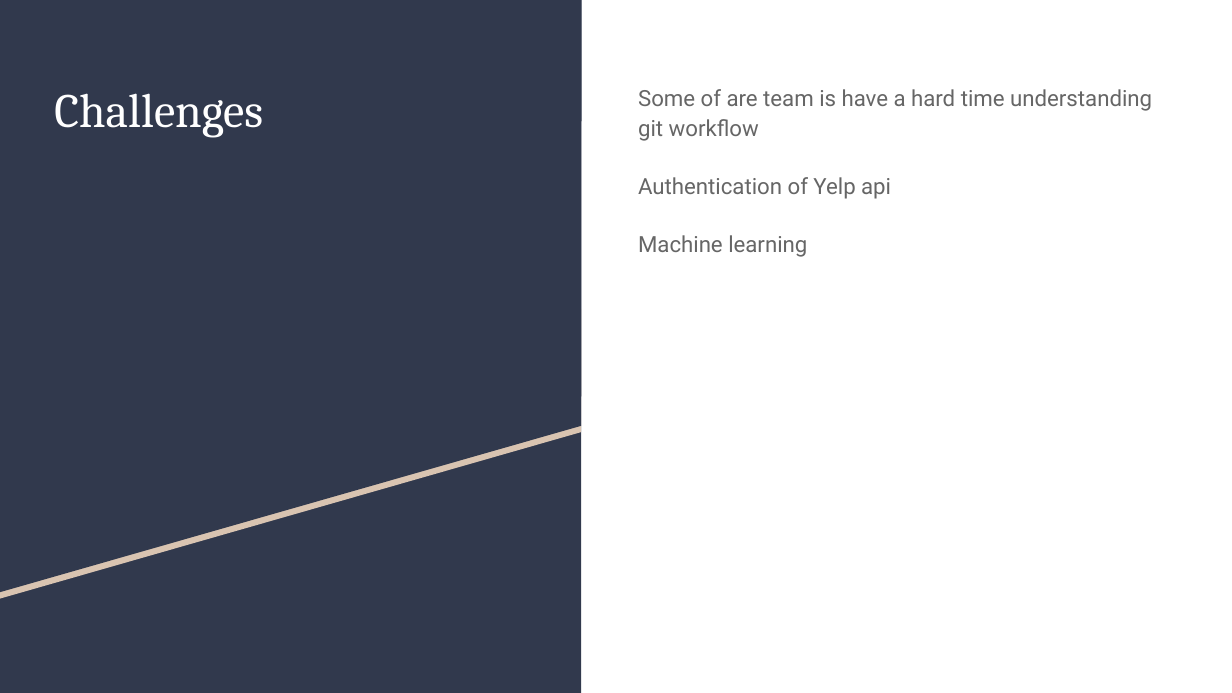
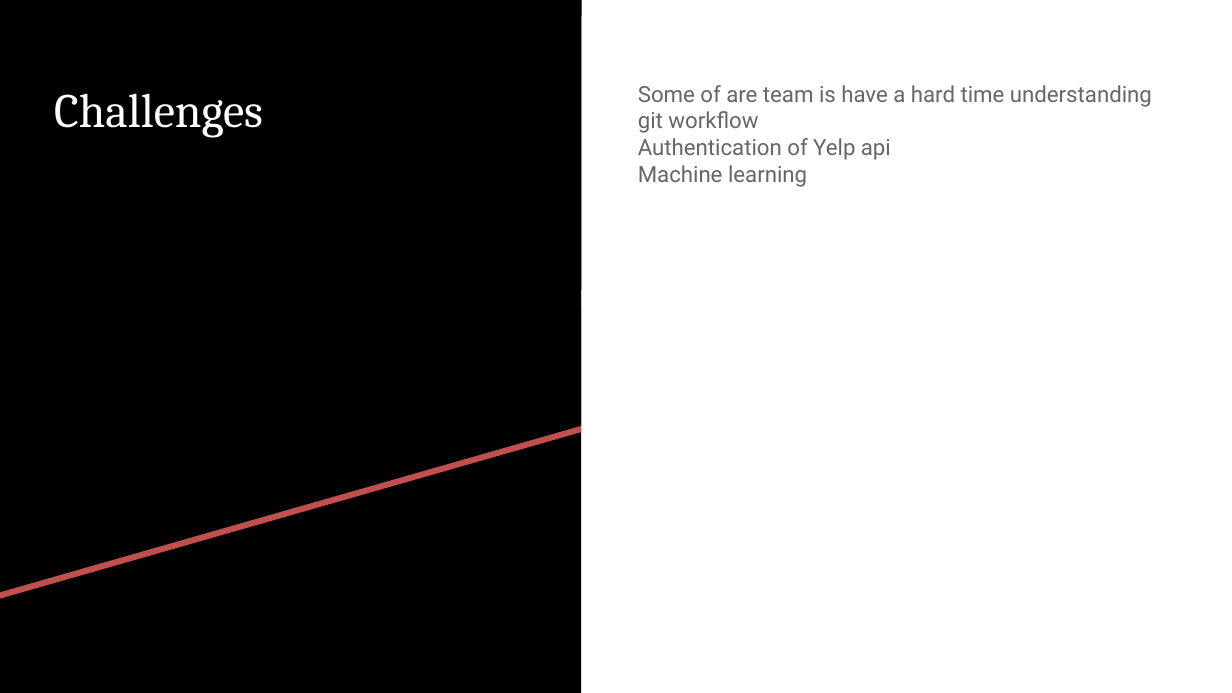
Before and after one commit to anti-dave/Restaurant_Diary, a slide deck: slide 7 of progress/11_16_week2/Progress Week 2.pptx. Drawn at 1232x693 pixels with LibreOffice and Linux fonts; fonts in the diff are those of the drawing. Boxes give left, top, right and bottom in pixels: in the first picture for what was removed or moved away, otherwise in the second. Text is boxed around its words. In the diff, an @@ line names an element or a change of style, - is before the commit and + after.

```diff
--- a/progress/11_16_week2/Progress Week 2.pptx
+++ b/progress/11_16_week2/Progress Week 2.pptx
@@ rectangle at (0,0,582,692): fill #31394D to #000000 @@
@@ freeform shape at (0,0,582,593): fill #31394D to #000000 @@
@@ freeform shape at (0,6,582,599): fill #D9C4B1 to #C0504D @@
@@ text "Some of are team is ..." at (638,85,1152,187): line spacing 1.15 to 1; less space between paragraphs @@
```
Also in this commit, not shown: 6 other slides changed.
